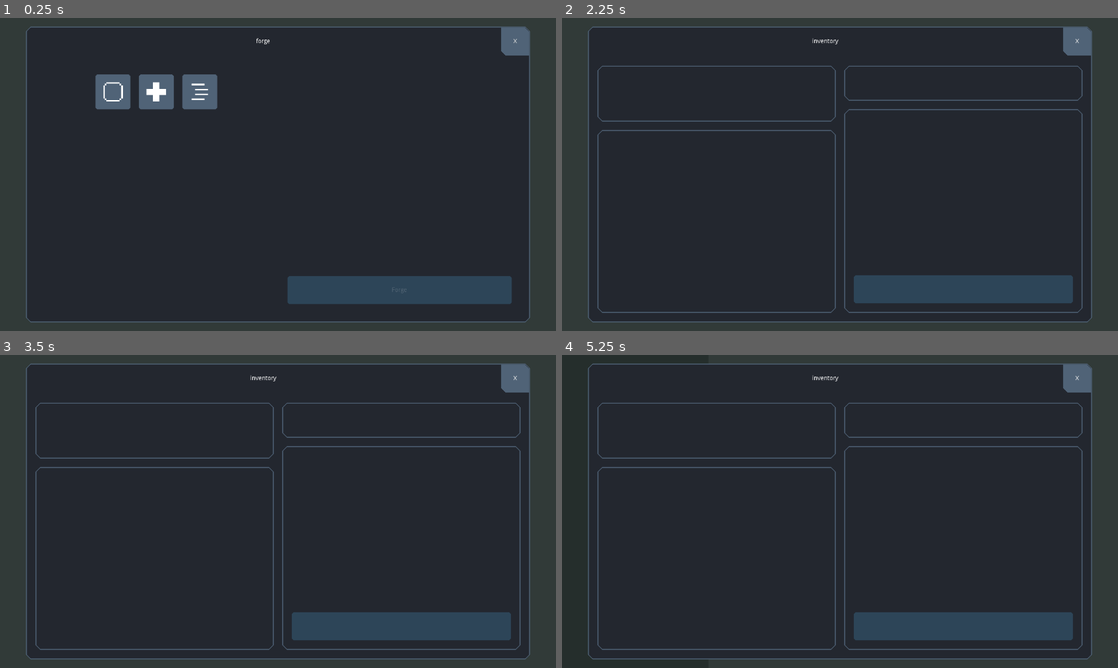
Above: before the commit, frames 1-4 (two rows, left to right).
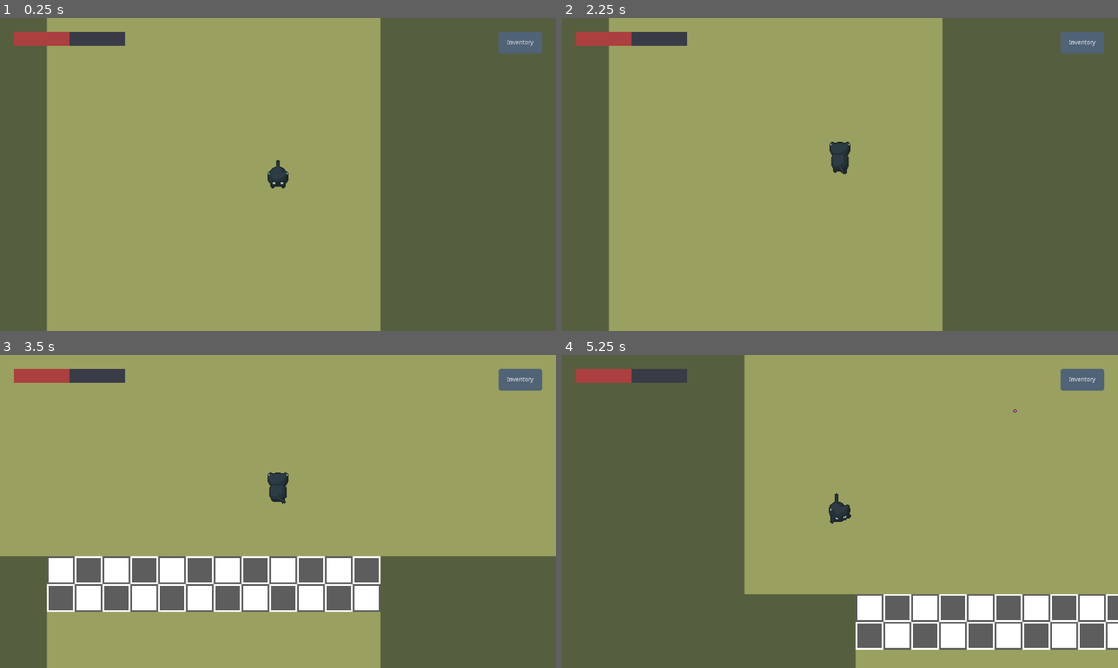
Above: after the commit, the same moments.

Repository: deerformera/neruka
Game: Godot game, scene res://worlds/world.tscn
The game is run twice, just before and just after one commit, with the same random seed, the same clock (stepped at 60 frames per second) and the same inputs.
Inputs:
- Up to frame 1 (0.25 s): no input
- Up to frame 2 (2.25 s): click "X" (after the commit: "Inventory") at 0.5 s; click "Inventory" (after the commit: "X") at 1.25 s; tap Enter at 2 s; hold W (n_up) from 2.03 s (still down); tap 1 (n_ability1) at 2.1 s
- Up to frame 3 (3.5 s): keep holding W (n_up); tap 2 (n_ability2) at 2.3, 2.85 s; tap 1 (n_ability1) at 3.05 s
- Up to frame 4 (5.25 s): release W (n_up) at 3.53 s; hold A (n_left) 3.53-5.03 s; tap 1 (n_ability1) at 3.6, 4.55 s; tap 2 (n_ability2) at 3.8, 4.35 s; hold S (n_down) from 5.03 s (still down); hold Space (n_attack) from 5.03 s (still down)

The runs differ from the first frame. In frame 1, 99% of the frame differs, in the area x 0-100%, y 0-100%; in frame 2, 99%; in frame 3, 99%; in frame 4, 99%.

Commit message:
boss environment

Diff:
--- a/characters/cat/cat.gd
+++ b/characters/cat/cat.gd
@@ -12,7 +12,7 @@
 	animtree.set("parameters/Attack1/blend_position", velocity_static)
 	animtree.set("parameters/Attack2/blend_position", velocity_static)
 
-func damaged(val, knockback = Vector2()):
+func damaged(val):
 	get_node("StateMachine").travel("Hurt")
 	.damaged(val)
 
--- a/characters/cat/cat.tscn
+++ b/characters/cat/cat.tscn
@@ -1671,7 +1671,7 @@
 current = true
 zoom = Vector2( 0.5, 0.5 )
 smoothing_enabled = true
-smoothing_speed = 12.0
+smoothing_speed = 8.0
 
 [node name="Sprite" type="Sprite" parent="."]
 material = SubResource( 231 )
--- a/characters/cat/states/hurt.gd
+++ b/characters/cat/states/hurt.gd
@@ -5,7 +5,7 @@
 func enter(msg):
 	valid = false
 	owner.animstate.travel("Hurt")
-	if msg.knockback:
+	if msg.has("knockback"):
 		create_tween().tween_property(owner, "global_position", owner.global_position + msg.knockback * 20, 0.2).set_ease(Tween.EASE_OUT).set_trans(Tween.TRANS_EXPO)
 
 func update():
--- a/characters/flor/flor.tscn
+++ b/characters/flor/flor.tscn
@@ -4,7 +4,7 @@
 [ext_resource path="res://characters/flor/states/idle.gd" type="Script" id=2]
 [ext_resource path="res://characters/flor/flor.png" type="Texture" id=3]
 [ext_resource path="res://misc/resources/white.tres" type="Material" id=4]
-[ext_resource path="res://characters/flor/flor.gd" type="Script" id=5]
+[ext_resource path="res://classes/enemy.gd" type="Script" id=5]
 [ext_resource path="res://characters/flor/states/aggressive.gd" type="Script" id=6]
 [ext_resource path="res://characters/flor/states/hurt.gd" type="Script" id=7]
 
@@ -81,7 +81,7 @@
 tracks/0/enabled = true
 tracks/0/keys = {
 "times": PoolRealArray( 0, 0.2 ),
-"transitions": PoolRealArray( 5, 1 ),
+"transitions": PoolRealArray( 2, 1 ),
 "update": 0,
 "values": [ 1.0, 0.0 ]
 }
@@ -199,7 +199,6 @@
 collision_mask = 2
 script = ExtResource( 5 )
 health = 5
-damage = 5
 
 [node name="AlertArea" type="Area2D" parent="."]
 collision_layer = 0
--- a/characters/flor/states/aggressive.gd
+++ b/characters/flor/states/aggressive.gd
@@ -2,9 +2,3 @@
 
 func enter(msg):
 	owner.animstate.travel("Aggressive")
-
-func update():
-	if Input.is_action_just_pressed("n_ability1"):
-		machine.travel("Idle")
-	if Input.is_action_just_pressed("n_ability2"):
-		machine.travel("Hurt")
--- /dev/null
+++ b/characters/pincho/pincho.tscn
@@ -0,0 +1,170 @@
+[gd_scene load_steps=22 format=2]
+
+[ext_resource path="res://characters/pincho/pincho.png" type="Texture" id=1]
+[ext_resource path="res://classes/boss.gd" type="Script" id=2]
+[ext_resource path="res://classes/stateMachine.gd" type="Script" id=3]
+[ext_resource path="res://characters/pincho/states/hurt.gd" type="Script" id=4]
+[ext_resource path="res://characters/pincho/states/idle.gd" type="Script" id=5]
+[ext_resource path="res://characters/pincho/states/aggressive.gd" type="Script" id=6]
+[ext_resource path="res://misc/resources/white.tres" type="Material" id=7]
+
+[sub_resource type="RectangleShape2D" id=6]
+extents = Vector2( 16, 16 )
+
+[sub_resource type="Animation" id=7]
+resource_name = "Aggressive"
+loop = true
+step = 0.05
+tracks/0/type = "value"
+tracks/0/path = NodePath("Sprite:frame")
+tracks/0/interp = 1
+tracks/0/loop_wrap = true
+tracks/0/imported = false
+tracks/0/enabled = true
+tracks/0/keys = {
+"times": PoolRealArray( 0, 0.35, 0.4, 0.45, 0.5, 0.95, 1 ),
+"transitions": PoolRealArray( 1, 1, 1, 1, 1, 1, 1 ),
+"update": 1,
+"values": [ 0, 0, 1, 2, 3, 2, 0 ]
+}
+tracks/1/type = "method"
+tracks/1/path = NodePath("StateMachine/Aggressive")
+tracks/1/interp = 1
+tracks/1/loop_wrap = true
+tracks/1/imported = false
+tracks/1/enabled = true
+tracks/1/keys = {
+"times": PoolRealArray( 1 ),
+"transitions": PoolRealArray( 1 ),
+"values": [ {
+"args": [  ],
+"method": "shoot"
+} ]
+}
+
+[sub_resource type="Animation" id=8]
+resource_name = "Hurt"
+length = 0.1
+tracks/0/type = "value"
+tracks/0/path = NodePath("Sprite:material:shader_param/amount")
+tracks/0/interp = 1
+tracks/0/loop_wrap = true
+tracks/0/imported = false
+tracks/0/enabled = true
+tracks/0/keys = {
+"times": PoolRealArray( 0, 0.1 ),
+"transitions": PoolRealArray( 2, 1 ),
+"update": 0,
+"values": [ 1.0, 0.0 ]
+}
+
+[sub_resource type="Animation" id=3]
+resource_name = "Idle"
+tracks/0/type = "value"
+tracks/0/path = NodePath("Sprite:frame")
+tracks/0/interp = 1
+tracks/0/loop_wrap = true
+tracks/0/imported = false
+tracks/0/enabled = true
+tracks/0/keys = {
+"times": PoolRealArray( 0 ),
+"transitions": PoolRealArray( 1 ),
+"update": 1,
+"values": [ 0 ]
+}
+
+[sub_resource type="Animation" id=9]
+length = 0.001
+tracks/0/type = "value"
+tracks/0/path = NodePath("Sprite:material:shader_param/amount")
+tracks/0/interp = 1
+tracks/0/loop_wrap = true
+tracks/0/imported = false
+tracks/0/enabled = true
+tracks/0/keys = {
+"times": PoolRealArray( 0 ),
+"transitions": PoolRealArray( 1 ),
+"update": 0,
+"values": [ 0.0 ]
+}
+tracks/1/type = "value"
+tracks/1/path = NodePath("Sprite:frame")
+tracks/1/interp = 1
+tracks/1/loop_wrap = true
+tracks/1/imported = false
+tracks/1/enabled = true
+tracks/1/keys = {
+"times": PoolRealArray( 0 ),
+"transitions": PoolRealArray( 1 ),
+"update": 0,
+"values": [ 0 ]
+}
+
+[sub_resource type="AnimationNodeAnimation" id=10]
+animation = "Aggressive"
+
+[sub_resource type="AnimationNodeAnimation" id=11]
+animation = "Hurt"
+
+[sub_resource type="AnimationNodeAnimation" id=12]
+animation = "Idle"
+
+[sub_resource type="AnimationNodeStateMachineTransition" id=13]
+
+[sub_resource type="AnimationNodeStateMachineTransition" id=14]
+
+[sub_resource type="AnimationNodeStateMachineTransition" id=15]
+
+[sub_resource type="AnimationNodeStateMachineTransition" id=16]
+switch_mode = 2
+auto_advance = true
+
+[sub_resource type="AnimationNodeStateMachine" id=1]
+states/Aggressive/node = SubResource( 10 )
+states/Aggressive/position = Vector2( 757, 83 )
+states/Hurt/node = SubResource( 11 )
+states/Hurt/position = Vector2( 418, 175 )
+states/Idle/node = SubResource( 12 )
+states/Idle/position = Vector2( 418, 83 )
+transitions = [ "Idle", "Hurt", SubResource( 13 ), "Aggressive", "Hurt", SubResource( 14 ), "Idle", "Aggressive", SubResource( 15 ), "Hurt", "Aggressive", SubResource( 16 ) ]
+start_node = "Idle"
+graph_offset = Vector2( -12, 20 )
+
+[sub_resource type="AnimationNodeStateMachinePlayback" id=2]
+
+[node name="Pincho" type="KinematicBody2D"]
+collision_layer = 4
+collision_mask = 0
+script = ExtResource( 2 )
+
+[node name="Sprite" type="Sprite" parent="."]
+material = ExtResource( 7 )
+texture = ExtResource( 1 )
+hframes = 4
+
+[node name="CollisionShape2D" type="CollisionShape2D" parent="."]
+shape = SubResource( 6 )
+
+[node name="AnimationPlayer" type="AnimationPlayer" parent="."]
+anims/Aggressive = SubResource( 7 )
+anims/Hurt = SubResource( 8 )
+anims/Idle = SubResource( 3 )
+anims/RESET = SubResource( 9 )
+
+[node name="AnimationTree" type="AnimationTree" parent="."]
+tree_root = SubResource( 1 )
+anim_player = NodePath("../AnimationPlayer")
+active = true
+parameters/playback = SubResource( 2 )
+
+[node name="StateMachine" type="Node" parent="."]
+script = ExtResource( 3 )
+
+[node name="Hurt" type="Node" parent="StateMachine"]
+script = ExtResource( 4 )
+
+[node name="Idle" type="Node" parent="StateMachine"]
+script = ExtResource( 5 )
+
+[node name="Aggressive" type="Node" parent="StateMachine"]
+script = ExtResource( 6 )
--- /dev/null
+++ b/characters/pincho/pinchoBullet.gd
@@ -0,0 +1,12 @@
+extends Area2D
+
+var vec: Vector2
+
+func _ready():
+	self.connect("body_entered", self, "onHit")
+
+func _physics_process(delta):
+	self.position += vec * 3
+
+func onHit(body: Character):
+	body.emit_signal("damaged", 1)
--- /dev/null
+++ b/characters/pincho/pinchoBullet.tscn
@@ -0,0 +1,19 @@
+[gd_scene load_steps=4 format=2]
+
+[ext_resource path="res://characters/pincho/pincho-bullet.png" type="Texture" id=1]
+[ext_resource path="res://characters/pincho/pinchoBullet.gd" type="Script" id=2]
+
+[sub_resource type="CircleShape2D" id=1]
+radius = 2.0
+
+[node name="PinchoBullet" type="Area2D"]
+z_index = 2
+collision_layer = 0
+collision_mask = 2
+script = ExtResource( 2 )
+
+[node name="CollisionShape2D" type="CollisionShape2D" parent="."]
+shape = SubResource( 1 )
+
+[node name="Sprite" type="Sprite" parent="."]
+texture = ExtResource( 1 )
--- /dev/null
+++ b/characters/pincho/states/aggressive.gd
@@ -0,0 +1,12 @@
+extends State
+
+var bullet = preload("res://characters/pincho/pinchoBullet.tscn")
+
+func enter(msg):
+	owner.animstate.travel("Aggressive")
+
+func shoot():
+	var bullet_ins = bullet.instance()
+	bullet_ins.vec = (owner.target.global_position - (owner.global_position + Vector2(0, -20))).normalized()
+	owner.add_child(bullet_ins)
+	bullet_ins.global_position.y -= 20
--- /dev/null
+++ b/characters/pincho/states/hurt.gd
@@ -0,0 +1,12 @@
+extends State
+
+var valid = false
+
+func enter(msg):
+	valid = false
+	owner.animstate.travel("Hurt")
+
+func update():
+	var animnode = owner.animstate.get_current_node()
+	if !valid && animnode == "Hurt": valid = true
+	if valid && animnode == "Aggressive": machine.travel("Aggressive")
--- /dev/null
+++ b/characters/pincho/states/idle.gd
@@ -0,0 +1 @@
+extends State
--- /dev/null
+++ b/classes/boss.gd
@@ -0,0 +1,26 @@
+extends Character
+class_name Boss
+
+var target: Character = null
+
+var orb = preload("res://misc/scenes/orb.tscn")
+
+signal die
+
+func enter(target):
+	self.target = target
+	get_node("StateMachine").travel("Aggressive")
+
+func damaged(val):
+	.damaged(val)
+	get_node("StateMachine").travel("Hurt")
+
+func die():
+	get_tree().root.get_node("World").call_deferred("add_child", create_orb())
+	emit_signal("die")
+	.die()
+
+func create_orb():
+	var orb_ins = orb.instance()
+	orb_ins.global_position = self.global_position
+	return orb_ins
--- /dev/null
+++ b/classes/wall.gd
@@ -0,0 +1,9 @@
+extends StaticBody2D
+class_name Wall
+
+func _ready():
+	self.connect("visibility_changed", self, "onVisibility")
+	self.hide()
+
+func onVisibility():
+	$CollisionShape2D.set_deferred("disabled", !self.visible)
--- a/gui/tab.gd
+++ b/gui/tab.gd
@@ -2,7 +2,6 @@
 
 func _ready():
 	$M/P/VB/Top/Button.connect("pressed", self, "onExit")
-	open("forge")
 
 func onExit():
 	for i in $M/P/VB/Main.get_children(): i.queue_free()
--- /dev/null
+++ b/misc/maps/savannaWall.tscn
@@ -0,0 +1,17 @@
+[gd_scene load_steps=4 format=2]
+
+[ext_resource path="res://misc/proto/protoSprite.png" type="Texture" id=1]
+[ext_resource path="res://classes/wall.gd" type="Script" id=2]
+
+[sub_resource type="RectangleShape2D" id=1]
+extents = Vector2( 32, 32 )
+
+[node name="SavannaWall" type="StaticBody2D"]
+script = ExtResource( 2 )
+
+[node name="Sprite" type="Sprite" parent="."]
+scale = Vector2( 2, 2 )
+texture = ExtResource( 1 )
+
+[node name="CollisionShape2D" type="CollisionShape2D" parent="."]
+shape = SubResource( 1 )
--- a/project.godot
+++ b/project.godot
@@ -13,6 +13,11 @@
 "class": "AbilitiesController",
 "language": "GDScript",
 "path": "res://scripts/abilitiesController.gd"
+}, {
+"base": "Character",
+"class": "Boss",
+"language": "GDScript",
+"path": "res://classes/boss.gd"
 }, {
 "base": "KinematicBody2D",
 "class": "Character",
@@ -38,14 +43,21 @@
 "class": "StateMachine",
 "language": "GDScript",
 "path": "res://classes/stateMachine.gd"
+}, {
+"base": "StaticBody2D",
+"class": "Wall",
+"language": "GDScript",
+"path": "res://classes/wall.gd"
 } ]
 _global_script_class_icons={
 "AbilitiesController": "",
+"Boss": "",
 "Character": "",
 "Enemy": "",
 "LevelController": "",
 "State": "",
-"StateMachine": ""
+"StateMachine": "",
+"Wall": ""
 }
 
 [application]
--- /dev/null
+++ b/scripts/bossController.gd
@@ -0,0 +1,28 @@
+extends Node
+
+var wall = preload("res://misc/maps/savannaWall.tscn")
+export var boss_name: String
+var boss: Boss
+
+func _ready():
+	if boss_name: boss = get_node(boss_name)
+	if boss: boss.connect("die", self, "onBossDie")
+
+	$AlertArea.connect("body_entered", self, "onAlert")
+	for i in $TileMap.get_used_cells_by_id(0):
+		var wall_ins = wall.instance()
+		$TileMap.add_child(wall_ins)
+		wall_ins.global_position = $TileMap.map_to_world(i) + Vector2(32, 32)
+		$TileMap.set_cellv(i, -1)
+
+func onBossDie():
+	for i in $TileMap.get_children():
+		i.hide()
+
+func onAlert(body: Character):
+	for i in $TileMap.get_children():
+		i.show()
+
+	boss.enter(body)
+
+	$AlertArea.queue_free()
--- a/worlds/world.tscn
+++ b/worlds/world.tscn
@@ -6,6 +6,9 @@
 [ext_resource path="res://misc/maps/savanna.png" type="Texture" id=4]
 [ext_resource path="res://misc/maps/tundra.png" type="Texture" id=5]
 [ext_resource path="res://characters/flor/flor.tscn" type="PackedScene" id=6]
+[ext_resource path="res://characters/pincho/pincho.tscn" type="PackedScene" id=7]
+[ext_resource path="res://misc/proto/protoSprite.png" type="Texture" id=8]
+[ext_resource path="res://scripts/bossController.gd" type="Script" id=9]
 
 [sub_resource type="ConvexPolygonShape2D" id=2]
 points = PoolVector2Array( 64, 64, 0, 64, 0, 0, 64, 0 )
@@ -135,6 +138,22 @@
 } ]
 2/z_index = 0
 
+[sub_resource type="TileSet" id=10]
+0/name = "protoSprite.png 0"
+0/texture = ExtResource( 8 )
+0/tex_offset = Vector2( 0, 0 )
+0/modulate = Color( 1, 1, 1, 1 )
+0/region = Rect2( 0, 0, 64, 64 )
+0/tile_mode = 0
+0/occluder_offset = Vector2( 0, 0 )
+0/navigation_offset = Vector2( 0, 0 )
+0/shape_offset = Vector2( 0, 0 )
+0/shape_transform = Transform2D( 1, 0, 0, 1, 0, 0 )
+0/shape_one_way = false
+0/shape_one_way_margin = 0.0
+0/shapes = [  ]
+0/z_index = 0
+
 [sub_resource type="ConvexPolygonShape2D" id=6]
 points = PoolVector2Array( 64, 64, 0, 64, 0, 0, 64, 0 )
 
@@ -202,37 +221,59 @@
 [node name="World" type="Node2D"]
 
 [node name="Cat" parent="." instance=ExtResource( 2 )]
-position = Vector2( -201, -1417 )
-
-[node name="Node" type="Node" parent="."]
-
-[node name="Grora" type="Node2D" parent="Node"]
-
-[node name="TileMap" type="TileMap" parent="Node/Grora"]
+position = Vector2( 6026, -300 )
+
+[node name="Maps" type="Node" parent="."]
+
+[node name="Grora" type="Node2D" parent="Maps"]
+
+[node name="TileMap" type="TileMap" parent="Maps/Grora"]
 tile_set = SubResource( 1 )
 format = 1
 tile_data = PoolIntArray( -2555944, 0, 0, -2555943, 0, 0, -2555942, 0, 0, -2555941, 0, 0, -2555940, 0, 0, -2555939, 0,  …(96128 unchanged characters)…
 
-[node name="Savanna" type="Node2D" parent="Node"]
+[node name="Savanna" type="Node2D" parent="Maps"]
 position = Vector2( 5120, 0 )
 
-[node name="TileMap" type="TileMap" parent="Node/Savanna"]
+[node name="TileMap" type="TileMap" parent="Maps/Savanna"]
 tile_set = SubResource( 4 )
 format = 1
 tile_data = PoolIntArray( -2555944, 0, 0, -2555943, 0, 0, -2555942, 0, 0, -2555941, 0, 0, -2555940, 0, 0, -2555939, 0,  …(96128 unchanged characters)…
 
-[node name="Tundra" type="Node2D" parent="Node"]
+[node name="Bosses" type="Node" parent="Maps/Savanna"]
+
+[node name="PinchoArea" type="Node" parent="Maps/Savanna/Bosses"]
+script = ExtResource( 9 )
+boss_name = "Pincho"
+
+[node name="Pincho" parent="Maps/Savanna/Bosses/PinchoArea" instance=ExtResource( 7 )]
+position = Vector2( 5994, -888 )
+health = 5
+
+[node name="TileMap" type="TileMap" parent="Maps/Savanna/Bosses/PinchoArea"]
+tile_set = SubResource( 10 )
+format = 1
+tile_data = PoolIntArray( -1310633, 0, 0, -1245097, 0, 0, -1179561, 0, 0, -1179548, 0, 0, -1114025, 0, 0, -1114012, 0, 0, -1048489, 0, 0, -1048476, 0, 0, -982953, 0, 0, -982940, 0, 0, -917404, 0, 0, -851868, 0, 0, -524198, 0, 0, -524197, 0, 0, -524196, 0, 0, -524195, 0, 0, -524194, 0, 0, -524193, 0, 0 )
+
+[node name="AlertArea" type="Area2D" parent="Maps/Savanna/Bosses/PinchoArea"]
+collision_layer = 0
+collision_mask = 2
+
+[node name="CollisionPolygon2D" type="CollisionPolygon2D" parent="Maps/Savanna/Bosses/PinchoArea/AlertArea"]
+polygon = PoolVector2Array( 5632, -1280, 6400, -1280, 6400, -512, 5632, -512 )
+
+[node name="Tundra" type="Node2D" parent="Maps"]
 position = Vector2( 5120, -5120 )
 
-[node name="TileMap" type="TileMap" parent="Node/Tundra"]
+[node name="TileMap" type="TileMap" parent="Maps/Tundra"]
 tile_set = SubResource( 5 )
 format = 1
 tile_data = PoolIntArray( -2555944, 0, 0, -2555943, 0, 0, -2555942, 0, 0, -2555941, 0, 0, -2555940, 0, 0, -2555939, 0,  …(96128 unchanged characters)…
 
-[node name="Maps" type="Sprite" parent="."]
+[node name="MapsAll" type="Sprite" parent="."]
 visible = false
 scale = Vector2( 64, 64 )
 texture = ExtResource( 1 )
 
 [node name="Flor" parent="." instance=ExtResource( 6 )]
-position = Vector2( -14, -1368 )
+position = Vector2( 256, -695 )
Binary file added: characters/pincho/pincho-bullet.png
Binary file added: characters/pincho/pincho-minion.png
Binary file added: characters/pincho/pincho.png
Not shown: 1 places in worlds/world.tscn that only renumber resources
